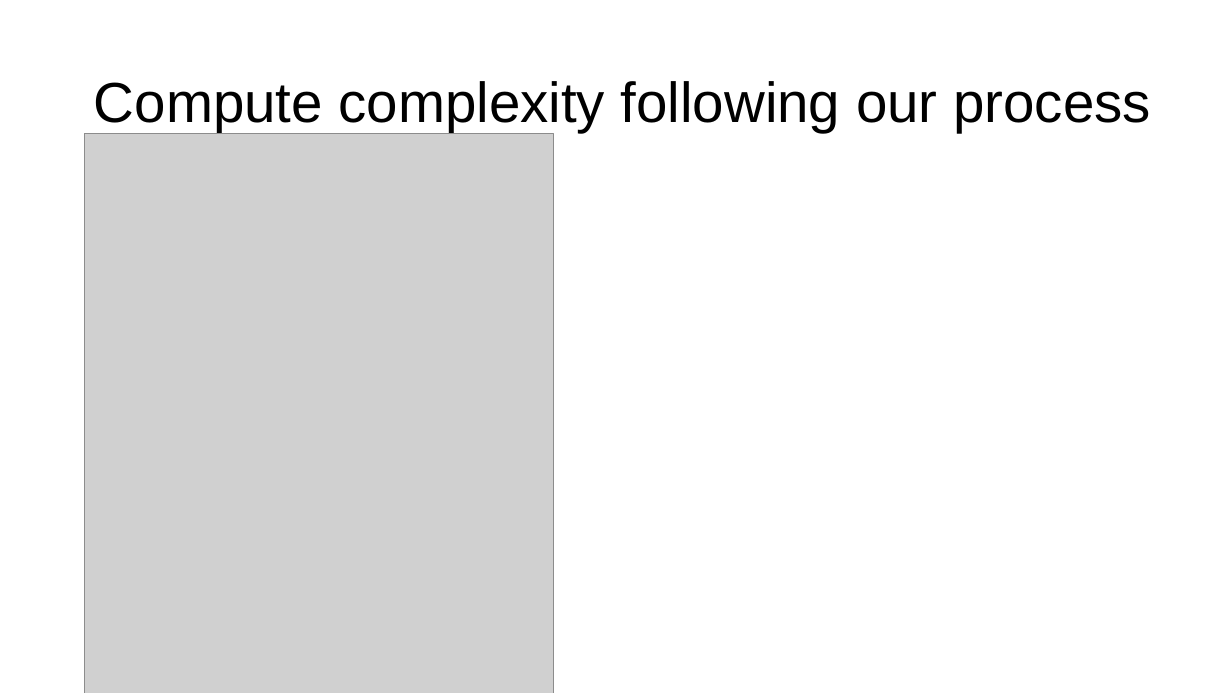
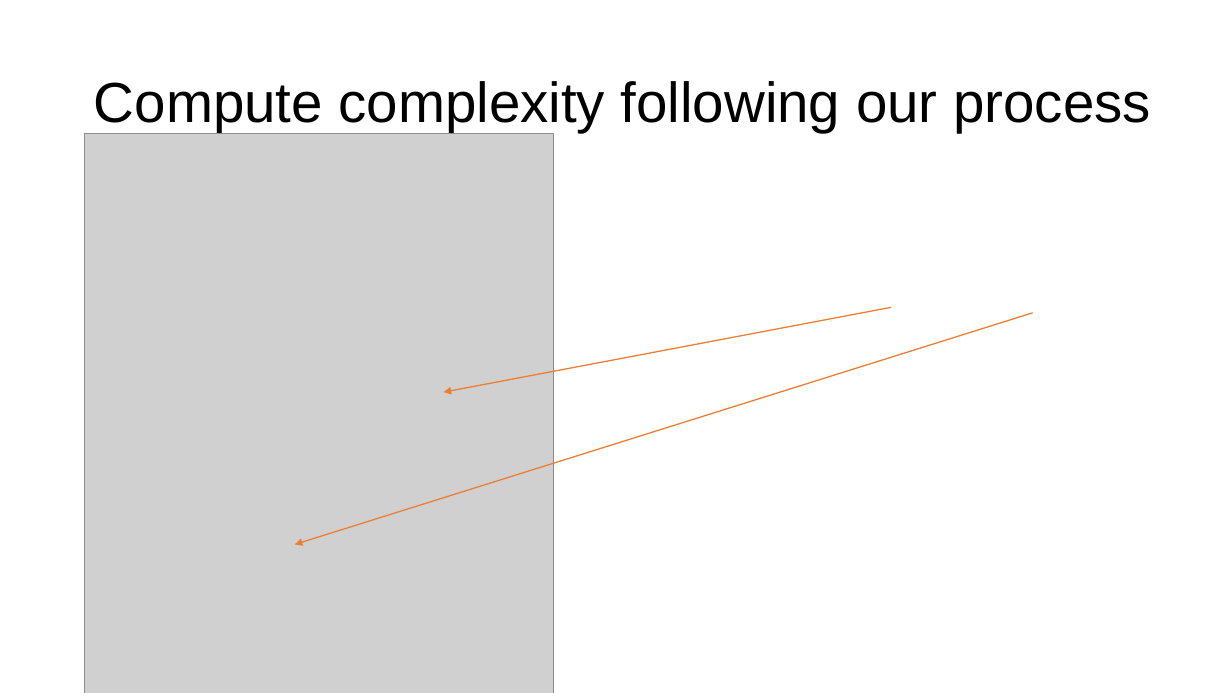
Before and after one commit to parrt/msds689, a slide deck: slide 27 of notes/complexity.pptx. Drawn at 1232x693 pixels with LibreOffice and Linux fonts; fonts in the diff are those of the drawing; grey boxes stand for pictures; background and template pictures are left out. Boxes give left, top, right and bottom in pixels: in the first picture for what was removed or moved away, otherwise in the second. Text is boxed around its words. In the diff, an @@ line names an element or a change of style, - is before the commit and + after.

```diff
--- a/notes/complexity.pptx
+++ b/notes/complexity.pptx
@@ arrow added from (1033, 313) to (295, 544), #ED7D31 1 pt @@
@@ arrow added from (891, 308) to (444, 392), #ED7D31 1 pt @@
```
Also in this commit, not shown: 6 other slides changed, 4 other files.
